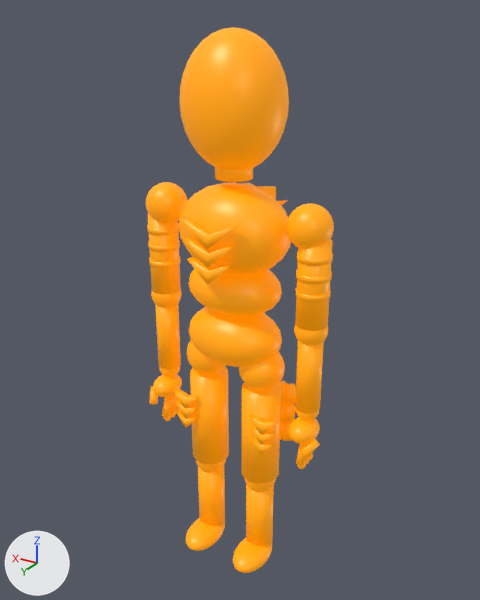
A saved change to the FBX model Assets/Art/Characters/Dummy_It.fbx.
The view is the same before and after, from a 50 mm camera at (-1.09, 1.78, 1.945) aimed at (0.006, -0.047, 1.031). Arrows for +X, +Y and +Z are at lower left; the lights stay in place. The older version comes first. Vertices at exactly the same position are counted once.

In view in the first picture: 'DummyMesh'.
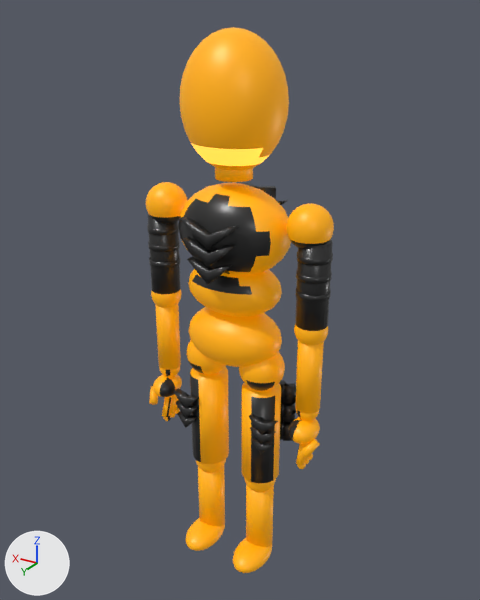
Where the change shows, as pixel boxes (x1, y1, x2, y2) in the pictures (480 x 600 px):
'DummyMesh', surface changed, recoloured (darker)
    both: (146, 34, 334, 573)
part 1 of me_sphere, recoloured (orange to black)
    both: (147, 183, 333, 331)
part 2 of me_sphere, recoloured (orange to black)
    both: (160, 362, 301, 483)
part 3 of me_sphere, recoloured (lighter)
    both: (191, 143, 269, 166)

Diff of the bpy script that builds the scene:
```diff
--- a/Assets/Art/Characters/Dummy_It.fbx.py
+++ b/Assets/Art/Characters/Dummy_It.fbx.py
@@ mat_base @@
 mat_base.emission_color = (1.0, 0.35, 0.0)  # orange #ffa000
-mat_base.emission_strength = 0.35
+mat_base.emission_strength = 0.2
@@ mat_itoverride @@
+mat_itoverride = principled_material('ItOverride')
+mat_itoverride.base_color = (1.0, 0.45, 0.05)  # orange #ffb33f
+mat_itoverride.metallic = 0.05
+mat_itoverride.roughness = 0.42
+mat_itoverride.emission_color = (1.0, 0.45, 0.05)  # orange #ffb33f
+mat_itoverride.emission_strength = 1.5
@@ mat_accent @@
+mat_accent = principled_material('Accent')
+mat_accent.base_color = (0.02, 0.02, 0.02)  # black #272727
+mat_accent.metallic = 0.05
+mat_accent.roughness = 0.32
@@ me_sphere @@
 me_sphere.from_pydata(...)  # 8918 vertices, 8986 faces; spans x -0.36..0.36, y -0.18..0.16, z -0.01..1.91
 # used by ob_dummymesh; location = (0.0, 0.0, 0.0)
+# me_sphere part 1: 688 of the faces centred in x -0.34..0.34, y -0.17..0.16, z 1.13..1.42 switch from mat_base (orange #ffa000, glowing orange #ffa000) to mat_accent (black #272727)
+# me_sphere part 2: 532 of the faces centred in x -0.28..0.28, y -0.1..0.09, z 0.49..0.79 switch from mat_base (orange #ffa000, glowing orange #ffa000) to mat_accent (black #272727)
+# me_sphere part 3: all 79 faces centred in x -0.11..0.11, y -0.11..0.11, z 1.53..1.57 switch from mat_base (orange #ffa000, glowing orange #ffa000) to mat_itoverride (orange #ffb33f, glowing orange #ffb33f)
```
